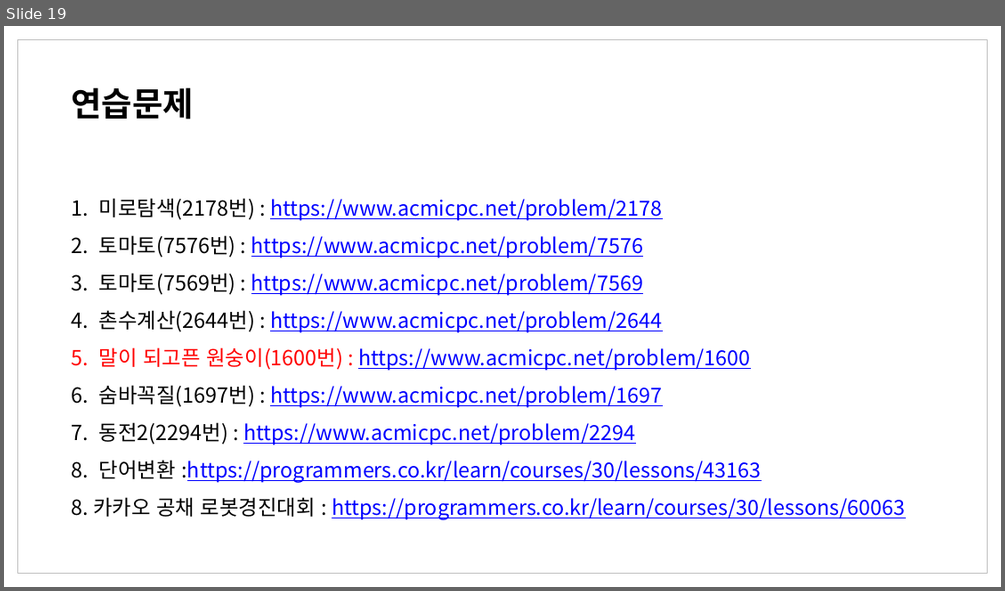
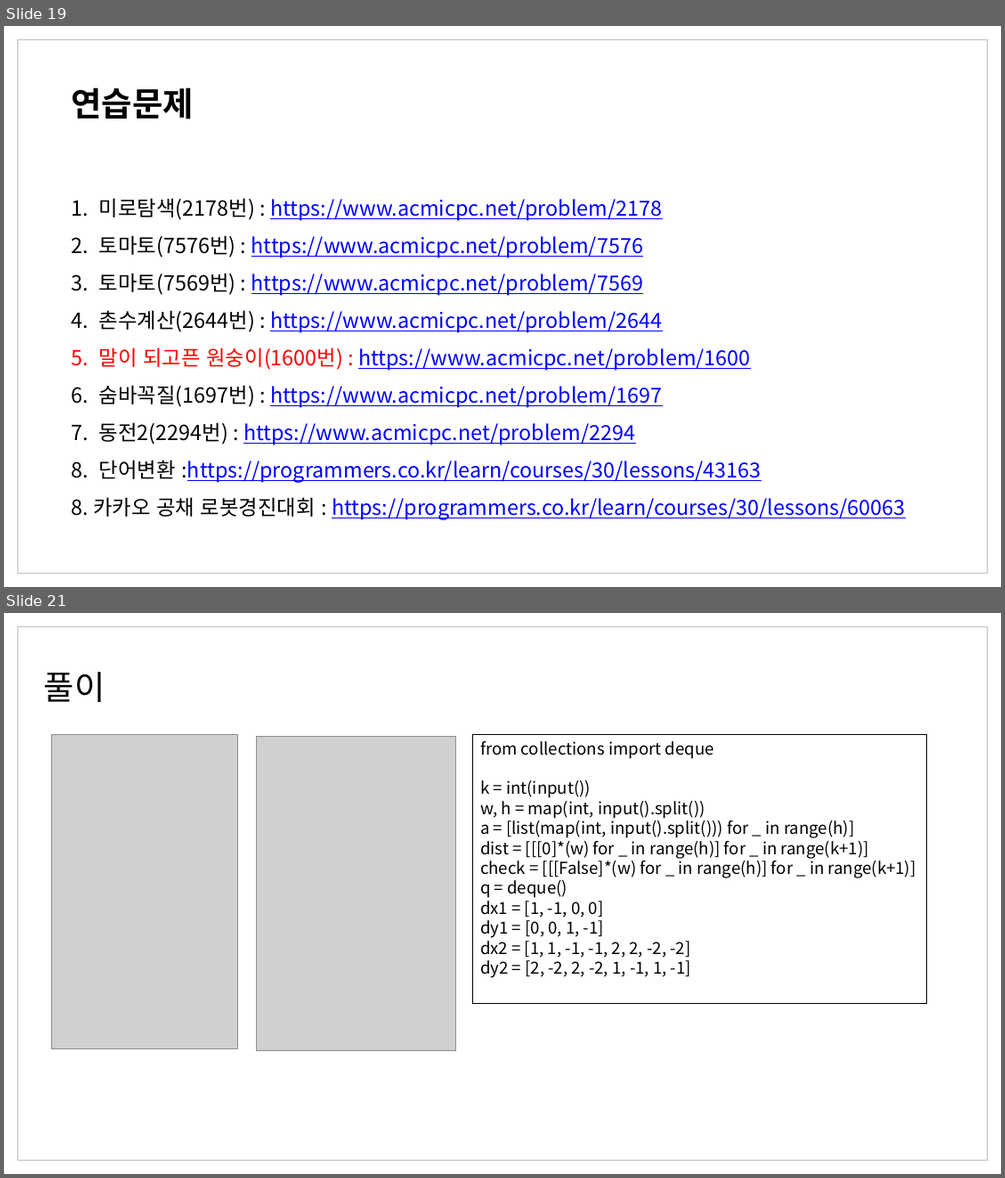
Before and after one commit to z2soo/Database, a slide deck: Algorithm_lecture/05_BFS.pptx. Shown one above the other, each under a label of ours: slide 19 before the commit, slides 19 and 21 after it; the slides between them are not shown. The pictures are 1005x591 and 1005x1178 pixels, drawn with LibreOffice and Linux fonts; fonts in the diff are those of the drawing; grey boxes stand for pictures. Boxes give left, top, right and bottom in pixels: in the first picture for what was removed or moved away, otherwise in the second. Text is boxed around its words. In the diff, an @@ line names an element or a change of style, - is before the commit and + after.

```diff
--- a/Algorithm_lecture/05_BFS.pptx
+++ b/Algorithm_lecture/05_BFS.pptx
@@ slide 21 added at (x1=4, y1=613, x2=1001, y2=1174), background #FFFFFF @@
@@ rectangle added at (x1=18, y1=627, x2=987, y2=1160), outline #BFBFBF 1 pt @@
@@ text added at (x1=44, y1=672, x2=105, y2=702), 32 pt, text #000000 @@
+풀이
@@ picture added at (x1=52, y1=734, x2=237, y2=1048) @@
@@ picture added at (x1=257, y1=737, x2=455, y2=1051) @@
@@ rectangle added at (x1=473, y1=734, x2=926, y2=1004), outline #000000 0.75 pt, 16 pt, text #000000 @@
+from collections import deque
+k = int(input())
+w, h = map(int, input().split())
+a = [list(map(int, input().split())) for _ in range(h)]
+dist = [[[0]*(w) for _ in range(h)] for _ in range(k+1)]
+check = [[[False]*(w) for _ in range(h)] for _ in range(k+1)]
+q = deque()
+dx1 = [1, -1, 0, 0]
+dy1 = [0, 0, 1, -1]
+dx2 = [1, 1, -1, -1, 2, 2, -2, -2]
+dy2 = [2, -2, 2, -2, 1, -1, 1, -1]
```
Also in this commit, not shown: 2 other slides added, 1 other file.
